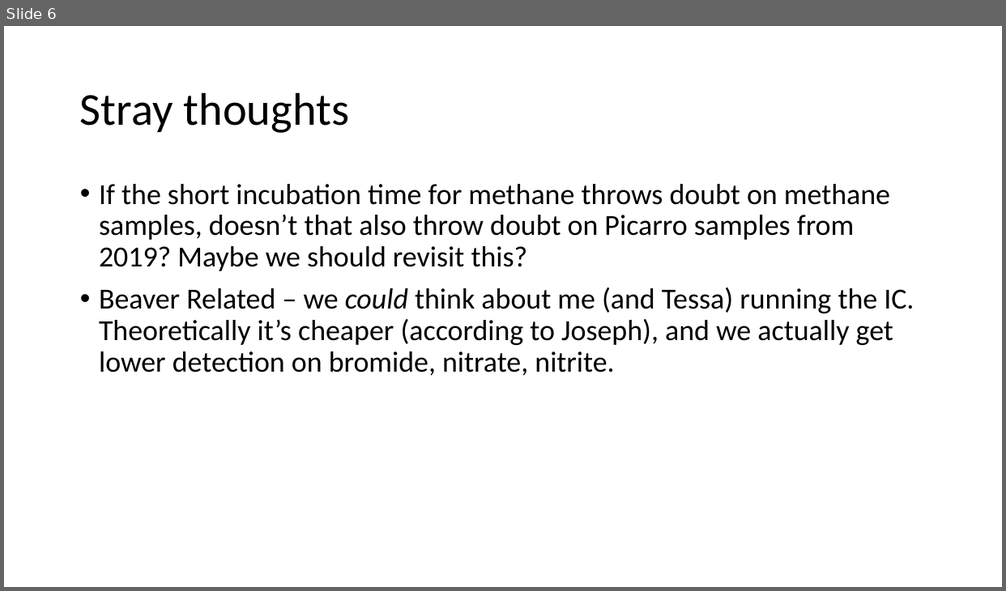
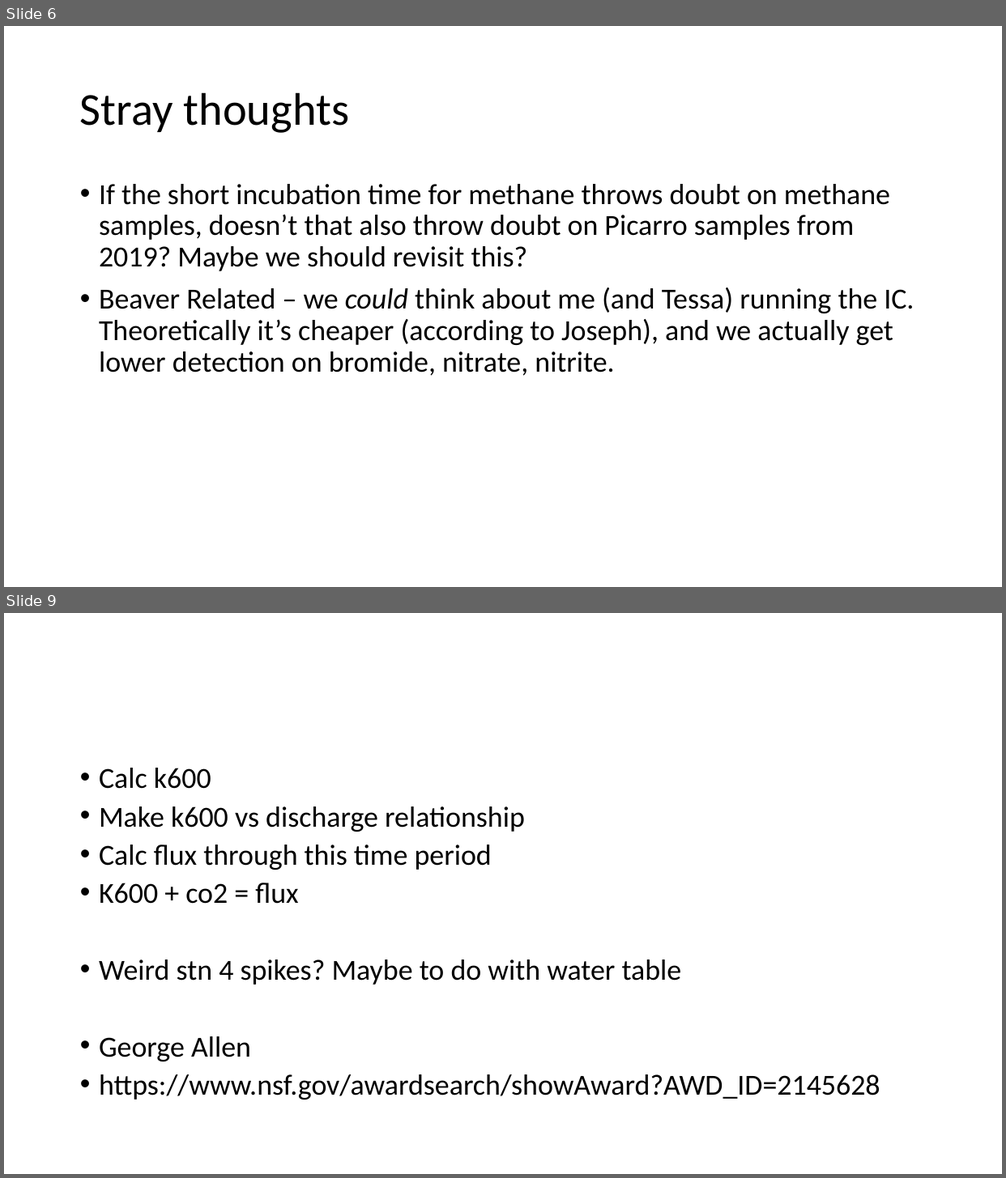
Before and after one commit to carbonshed/Ecuador2021, a slide deck: plots/DataVis_2022-01-10.pptx. Shown one above the other, each under a label of ours: slide 6 before the commit, slides 6 and 9 after it; the slides between them are not shown. The pictures are 1006x591 and 1006x1178 pixels, drawn with LibreOffice and Linux fonts; fonts in the diff are those of the drawing. Boxes give left, top, right and bottom in pixels: in the first picture for what was removed or moved away, otherwise in the second. Text is boxed around its words. In the diff, an @@ line names an element or a change of style, - is before the commit and + after.

```diff
--- a/plots/DataVis_2022-01-10.pptx
+++ b/plots/DataVis_2022-01-10.pptx
@@ slide 9 added at <box>4,613,1002,1174</box>, background #FFFFFF @@
@@ text added at <box>99,768,880,1100</box>, 28 pt, text #000000 @@
+• Calc k600
+• Make k600 vs discharge relationship
+• Calc flux through this time period
+• K600 + co2 = flux
+• Weird stn 4 spikes? Maybe to do with water table
+• George Allen
+• https://www.nsf.gov/awardsearch/showAward?AWD_ID=2145628
```
Also in this commit, not shown: 1 slide changed, 7 other slides added.
